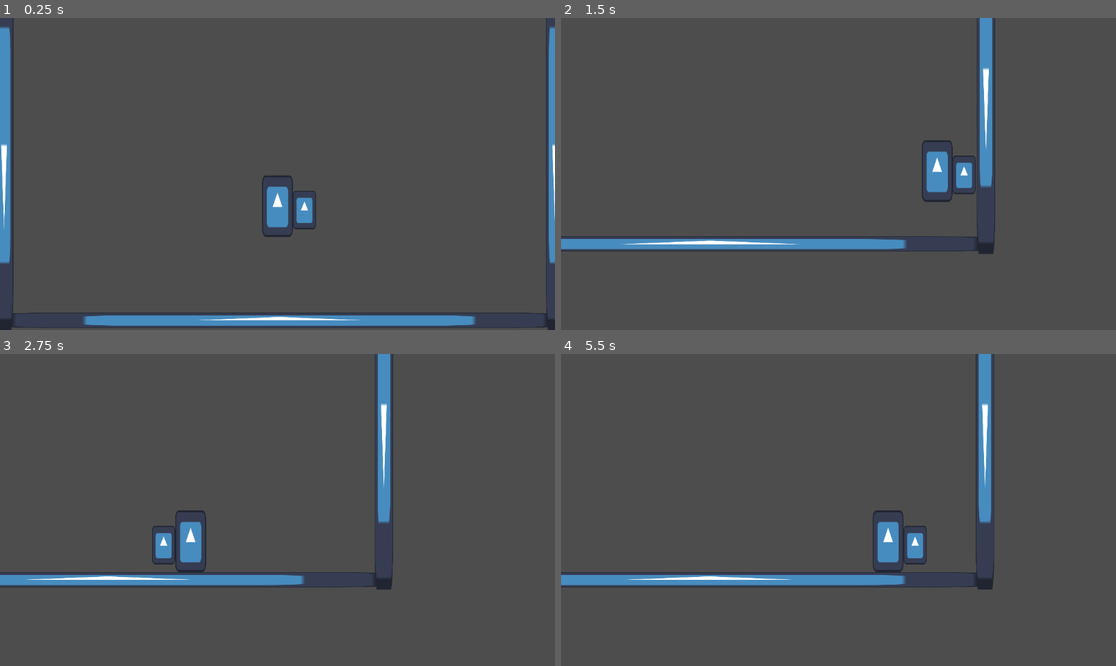
Above: before the commit, frames 1-4 (two rows, left to right).
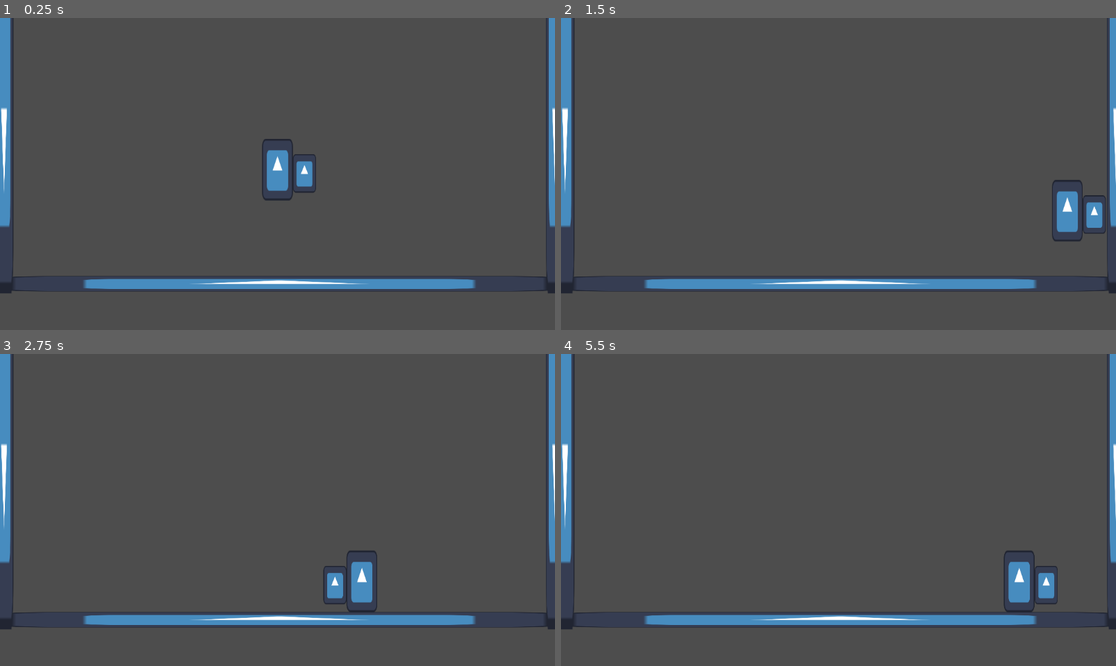
Above: after the commit, the same moments.

Repository: hhhhhhhh1233/DoctorGame
Game: Godot game, scene res://TestWorld.tscn
Two runs of this game, one before a commit and one after it. Both use one fixed random seed, a clock stepped at 60 frames per second and the inputs below. The engine's default icon, where the game draws it, is replaced by a stand-in: a white triangle on a blue panel in a dark square.
Inputs (mouse positions are in pixels of both pictures, inside the frame that each line leads up to):
- Up to frame 1 (0.25 s): no input
- Up to frame 2 (1.5 s): move the mouse to (960, 158) at 0.52 s; hold D (Right) from 0.53 s (still down); click (960, 158) at 0.6 s; tap Space (Jump) at 0.77 s; move the mouse to (727, 189) at 1.27 s; click (727, 189) at 1.35 s
- Up to frame 3 (2.75 s): tap Space (Jump) at 1.52 s; move the mouse to (333, 441) at 2.02 s; release D (Right) at 2.03 s; hold A (Left) from 2.03 s (still down); click (333, 441) at 2.1 s
- Up to frame 4 (5.5 s): move the mouse to (810, 572) at 2.77 s; release A (Left) at 2.78 s; hold D (Right) 2.78-4.28 s; click (810, 572) at 2.85 s; tap Space (Jump) at 3.02, 3.77, 4.52 s; move the mouse to (1005, 556) at 3.52 s; click (1005, 556) at 3.6 s; move the mouse to (672, 463) at 4.27 s; hold A (Left) 4.28-5.03 s; click (672, 463) at 4.35 s; move the mouse to (866, 510) at 5.02 s; hold D (Right) from 5.03 s (still down); click (866, 510) at 5.1 s

The runs differ from the first frame. In frame 1, 8.5% of the frame differs, in the area x 0-100%, y 0-100%; in frame 2, 11%, in the area x 0-100%, y 0-89%; in frame 3, 11%; in frame 4, 11%.

Commit message:
Removed camera from player

Diff:
--- a/player.tscn
+++ b/player.tscn
@@ -23,13 +23,6 @@
 [node name="CollisionShape2D" type="CollisionShape2D" parent="."]
 shape = SubResource("CapsuleShape2D_7t520")
 
-[node name="Camera2D" type="Camera2D" parent="."]
-position_smoothing_enabled = true
-drag_horizontal_enabled = true
-drag_vertical_enabled = true
-drag_top_margin = 0.7
-editor_draw_drag_margin = true
-
 [node name="HurtboxContainer" type="Node2D" parent="."]
 
 [node name="Area2D" type="Area2D" parent="HurtboxContainer"]
